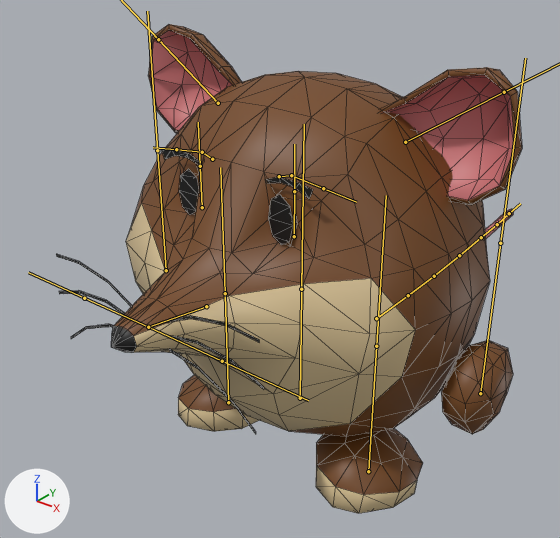
The FBX model Assets/3D models/Myys.fbx, before and after one commit.
The view is the same before and after, from a 50 mm lens placed at (3.15, -4.2, 4.31), pointed at (-0.57, 0.44, 1.43). The axes (+X, +Y, +Z) are drawn at lower left. The lights are the same throughout. Both versions are drawn at frame 61 of the action 'Armature|Walkback'; the numbers are the values there. The bones that bend it are drawn over the model as lines. Mesh edges are drawn as thin lines.
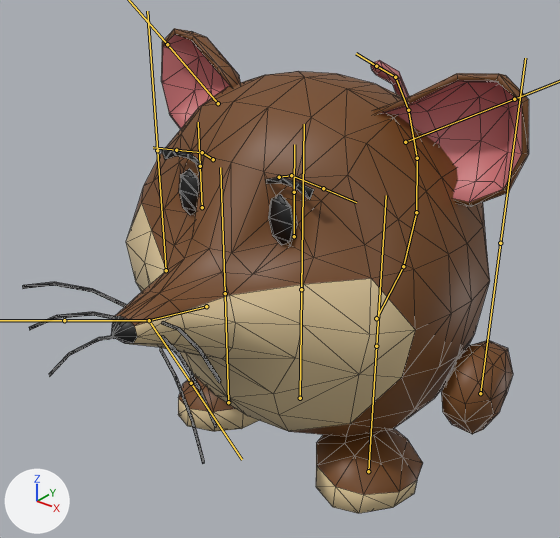
What differs and where, as boxes [x1, y1, x2, y2] in the pictures (560 x 538 px):
'Cube', posed (9% wider): before [56, 24, 522, 513]; after [22, 28, 529, 513]
bone 'Bone.013', root to tip: before (405, 142) to (504, 92); after (405, 142) to (514, 99)
bone 'Bone.014', root to tip: before (218, 103) to (158, 39); after (218, 103) to (167, 44)
bone 'Bone.006', root to tip: before (376, 318) to (408, 295); after (376, 318) to (403, 266)
bone 'Bone.007', root to tip: before (408, 295) to (434, 276); after (403, 266) to (416, 212)
bone 'Bone.008', root to tip: before (434, 276) to (459, 255); after (416, 212) to (417, 158)
bone 'Bone.009', root to tip: before (459, 255) to (481, 237); after (417, 158) to (408, 110)
bone 'Bone.010', root to tip: before (481, 237) to (497, 224); after (408, 110) to (395, 77)
bone 'Bone.011', root to tip: before (497, 224) to (509, 213); after (395, 77) to (376, 66)
bone 'Bone.012', root to tip: before (206, 306) to (148, 327); after (206, 306) to (149, 320)
bone 'Bone.015', root to tip: before (148, 327) to (222, 361); after (149, 320) to (191, 383)
bone 'Bone.016', root to tip: before (148, 327) to (84, 298); after (149, 320) to (64, 320)

The change in detail:
Bone 'Bone.013' (bone_bone_013) turns from (0, 0, 0) to (-9, 5, -5) degrees about its own x, y and z.
Bone 'Bone.014' (bone_bone_014) turns from (0, 0, 0) to (-9, -5, 5) degrees about its own x, y and z.
Bone 'Bone.006' (bone_bone_006) turns from (0, 0, 0) to (40, 0, 0) degrees about its own x, y and z.
Bone 'Bone.007' (bone_bone_007) turns from (0, 0, 0) to (30, 0, 0) degrees about its own x, y and z.
Bone 'Bone.008' (bone_bone_008) turns from (0, 0, 0) to (25, 0, 0) degrees about its own x, y and z.
Bone 'Bone.009' (bone_bone_009) turns from (0, 0, 0) to (15, 0, 0) degrees about its own x, y and z.
Bone 'Bone.010' (bone_bone_010) turns from (0, 0, 0) to (15, 0, 0) degrees about its own x, y and z.
Bone 'Bone.011' (bone_bone_011) turns from (0, 0, 0) to (25, 0, 0) degrees about its own x, y and z.
Bone 'Bone.012' (bone_bone_012) turns from (0, 0, 0) to (-5, 0, 0) degrees about its own x, y and z.
Bone 'Bone.015' (bone_bone_015) turns from (0, 0, 0) to (-12, 0, -20) degrees about its own x, y and z.
Bone 'Bone.016' (bone_bone_016) turns from (0, 0, 0) to (-12, 0, 20) degrees about its own x, y and z.
